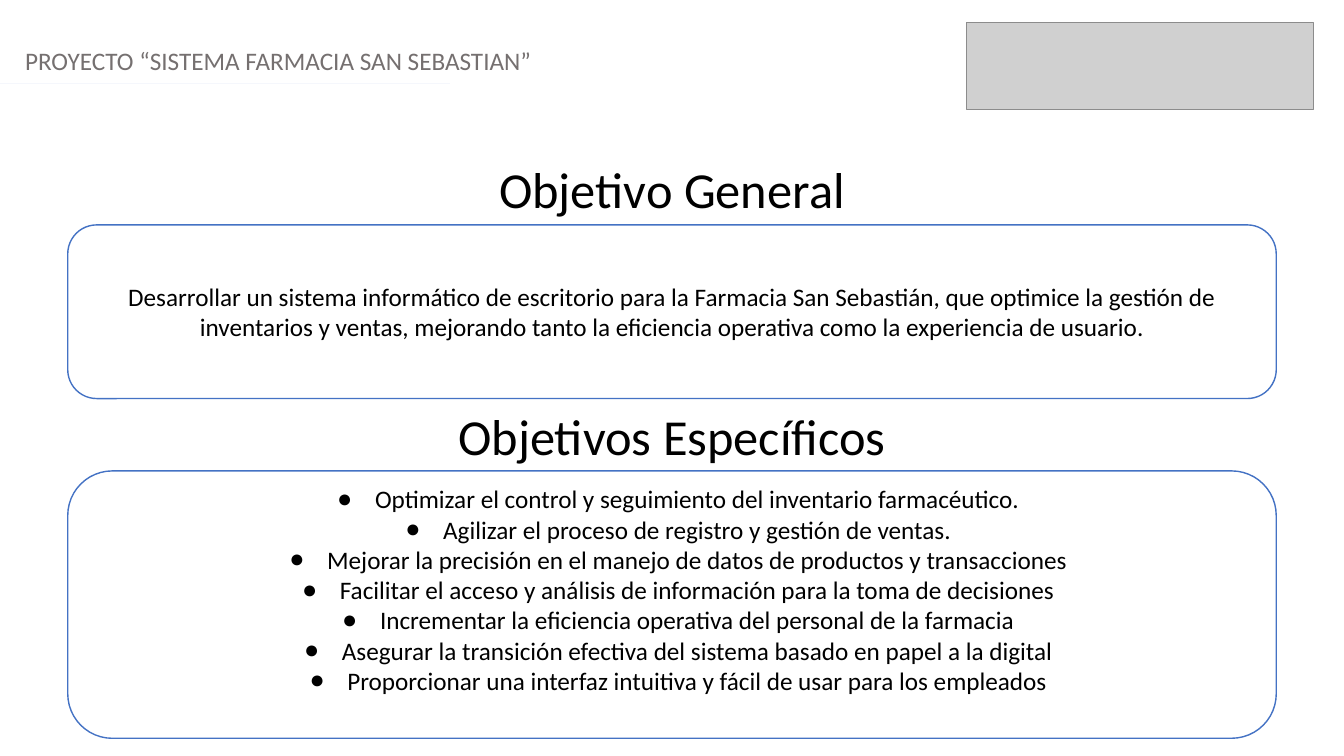
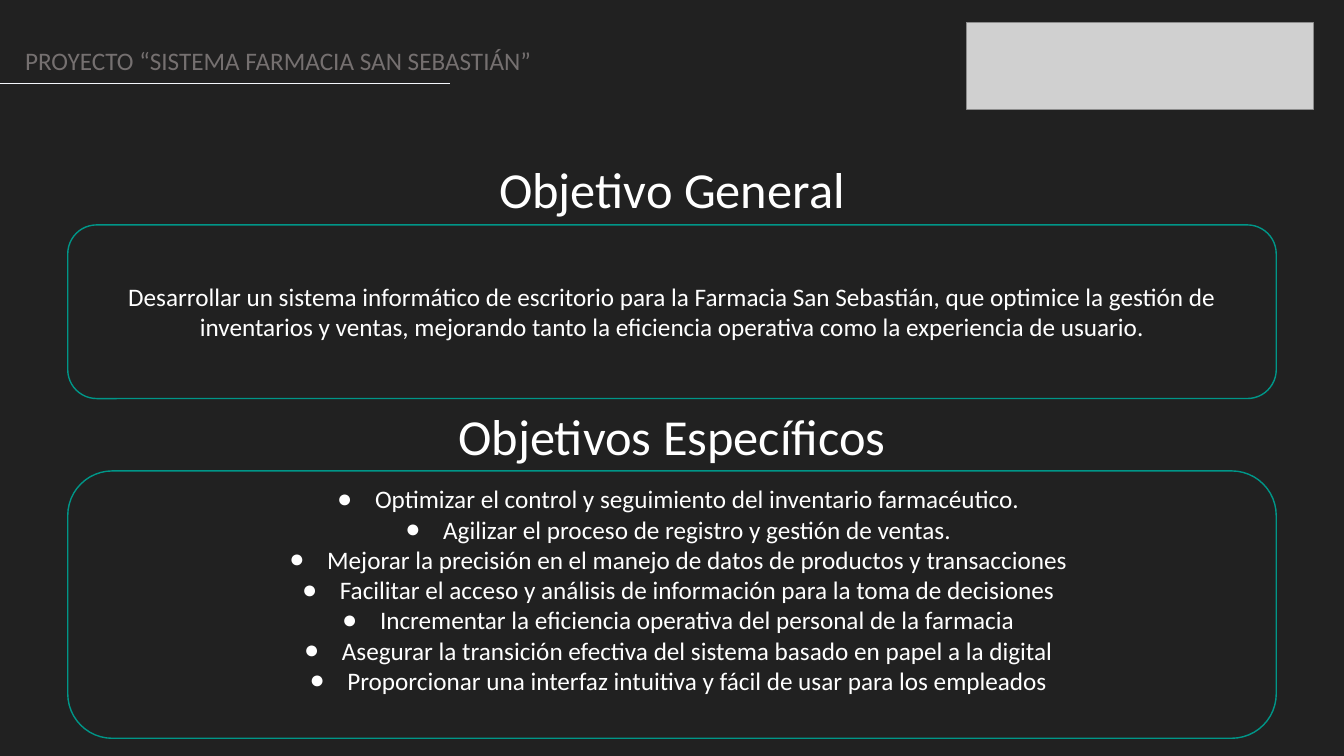
Before and after one commit to dacamposk1/capstone_grupo2, a slide deck: slide 4 of Fase 3/Evidencias Grupales/Presentación Final del proyecto (Español).pptx. Drawn at 1344x756 pixels with LibreOffice and Linux fonts; fonts in the diff are those of the drawing; grey boxes stand for pictures. Boxes give left, top, right and bottom in pixels: in the first picture for what was removed or moved away, otherwise in the second. Text is boxed around its words. In the diff, an @@ line names an element or a change of style, - is before the commit and + after.

```diff
--- a/Fase 3/Evidencias Grupales/Presentación Final del proyecto (Español).pptx
+++ b/Fase 3/Evidencias Grupales/Presentación Final del proyecto (Español).pptx
@@ background #FFFFFF to #212121 @@
@@ text at <box>25,50,531,70</box>: text changed @@
-PROYECTO “SISTEMA FARMACIA SAN SEBASTIAN”
+PROYECTO “SISTEMA FARMACIA SAN SEBASTIÁN”
@@ text "Objetivo General" at <box>499,173,845,217</box>: text colour #000000 to #FFFFFF @@
@@ rounded rectangle "Desarrollar un sistema informático de ..." at <box>68,225,1276,398</box>: text colour #000000 to #FFFFFF; fill #FFFFFF to #212121; outline #4472C4 1 pt to #009688 1 pt @@
@@ text "Objetivos Específicos" at <box>458,420,885,464</box>: text colour #000000 to #FFFFFF @@
@@ rounded rectangle "Optimizar el control y seguimiento ..." at <box>68,471,1276,738</box>: text colour #000000 to #FFFFFF; bullet colour #000000 to #FFFFFF; fill #FFFFFF to #212121; outline #4472C4 1 pt to #009688 1 pt @@
```
Also in this commit, not shown: 13 other slides changed.
